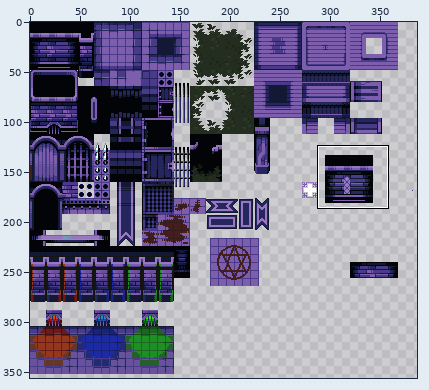
One commit to this sprite sheet: Assets/Sprites/Tiles.png. The picture above shows the old version from afar; the outline marks the close-up.
Close-up. Before:
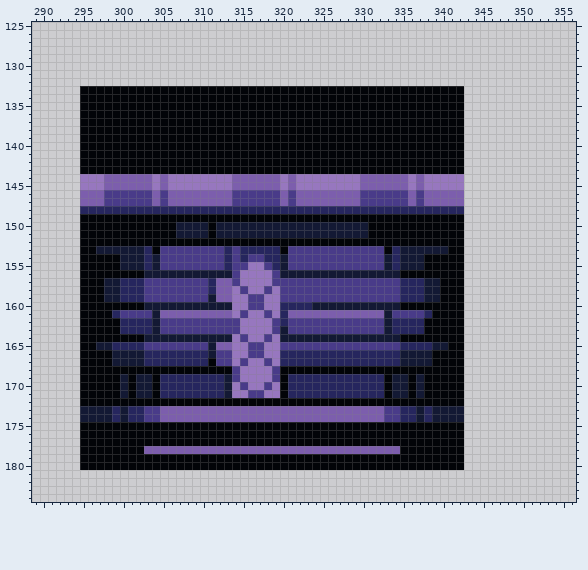
The file is 400x400 pixels. Colours within 5 levels of each other are drawn and written as one. Shown: x 289..356, y 125..184. The wide view leaves out empty margins. The commit also changed other parts of the picture, which this record leaves out.
Once edited:
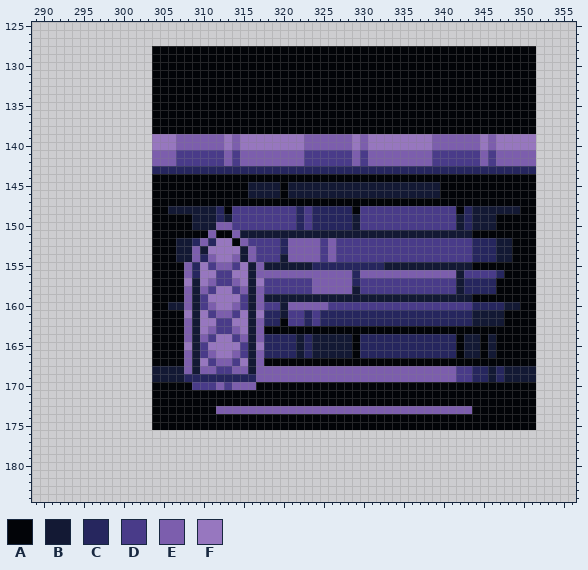
Palette (. is transparent): A #020408  B #131934  C #26265e  D #493b89  E #7c5ead  F #9777bf
Difference:
y 128..132: x 304..351 ................................................ -> AAAAAAAAAAAAAAAAAAAAAAAAAAAAAAAAAAAAAAAAAAAAAAAA
y 133..138: x 295..303 AAAAAAAAA -> .........; x 343..351 ......... -> AAAAAAAAA
y 139..140: x 295..351 AAAAAAAAAAAAAAAAAAAAAAAAAAAAAAAAAAAAAAAAAAAAAAAA......... -> .........FFFEEEEEEFEFFFFFFFFEEEEEEFEFFFFFFFFEEEEEEFEFFFFF
y 141..142: x 295..351 AAAAAAAAAAAAAAAAAAAAAAAAAAAAAAAAAAAAAAAAAAAAAAAA......... -> .........EEEDDDDDDEDEEEEEEEEDDDDDDEDEEEEEEEEDDDDDDEDEEEEE
y 143: x 295..351 AAAAAAAAAAAAAAAAAAAAAAAAAAAAAAAAAAAAAAAAAAAAAAAA......... -> .........CCCCCCCCCCCCCCCCCCCCCCCCCCCCCCCCCCCCCCCCCCCCCCCC
y 144: x 295..351 FFFEEEEEEFEFFFFFFFFEEEEEEFEFFFFFFFFEEEEEEFEFFFFF......... -> .........AAAAAAAAAAAAAAAAAAAAAAAAAAAAAAAAAAAAAAAAAAAAAAAA
y 145: x 295..351 FFFEEEEEEFEFFFFFFFFEEEEEEFEFFFFFFFFEEEEEEFEFFFFF......... -> .........AAAAAAAAAAAABBBBABBBBBBBBBBBBBBBBBBBAAAAAAAAAAAA
y 146: x 295..351 EEEDDDDDDEDEEEEEEEEDDDDDDEDEEEEEEEEDDDDDDEDEEEEE......... -> .........AAAAAAAAAAAABBBBABBBBBBBBBBBBBBBBBBBAAAAAAAAAAAA
y 147: x 295..351 EEEDDDDDDEDEEEEEEEEDDDDDDEDEEEEEEEEDDDDDDEDEEEEE......... -> .........AAAAAAAAAAAAAAAAAAAAAAAAAAAAAAAAAAAAAAAAAAAAAAAA
y 148: x 295..311 CCCCCCCCCCCCCCCCC -> .........AABBBBBB; x 313..321 CCCCCCCCC -> ADDDDDDDD; x 323 C -> D; x 329..351 CCCCCCCCCCCCCC......... -> ADDDDDDDDDDDDACBBBBBBAA
y 149: x 295..303 AAAAAAAAA -> .........; x 309..351 AAAAAAAAAAAAAAAAAAAAAAAAAAAAAAAAAA......... -> BBBCBDDDDDDDDCDCCCCCBDDDDDDDDDDDDBCBBBAAAAA
y 150: x 295..303 AAAAAAAAA -> .........; x 307..308 BB -> AA; x 311..328 ABBBBBBBBBBBBBBBBB -> BEEDDDDDDDDCDCCCCC; x 330..351 BAAAAAAAAAAAA......... -> DDDDDDDDDDDDBCBBBAAAAA
y 151: x 295..303 AAAAAAAAA -> .........; x 307..314 BBBBABBB -> AAAAEAAE; x 331..351 AAAAAAAAAAAA......... -> BBBBBBBBBBBBBAAAAAAAA
y 152: x 295..303 AAAAAAAAA -> .........; x 307..313 AAAAAAA -> BBCECFF; x 315..351 AAAAAAAAAAAAAAAAAAAAAAAAAAAA......... -> EDDDDCEEEEDEDDDDDDDDDDDDDDDDDCCCBBAAA
y 153: x 295..303 AABBBBBBC -> .........; x 305..324 DDDDDDDDCDCCCCCADDDD -> AABBEBFFFFBEDDDCEEEE; x 326 D -> E; x 333..351 ACBBBBBBAA......... -> DDDDDDDDDDDCCCBBAAA
y 154: x 295..316 AAAAABBBCBDDDDDDDDCDCD -> .........AAABBECEFFEBE; x 318..319 CC -> DD; x 321..324 DDDD -> EEEE; x 326 D -> E; x 333..351 BCBBBAAAAA......... -> DDDDDDDDDDDCCCBBAAA
y 155: x 295..310 AAAAABBBCBDDDDDD -> .........AAAAECF; x 312..313 DC -> EE; x 315..319 DFFDC -> FBEBB; x 321..332 DDDDDDDDDDDD -> BBBCCCCCCCCC; x 334 C -> B; x 338..351 AAAAA......... -> BBBBBBAAAAAAAA
y 156: x 295..314 AAAAAAAABBBBBBBBBBBD -> .........AAAAECFFDDF; x 316..351 FFFDBBBBBBBBBBBBBBBAAAAAAAA......... -> BEEEEEEEEEEEECEEEEEEEEEEEEBDDDDCAAAA
y 157: x 295..314 AAABBCCCDDDDDDDDCEED -> .........AAAAFBFEDDE; x 316 F -> B; x 318 F -> D; x 324..329 DDDDDD -> EEEEEC; x 335..351 CCCBBAAA......... -> DDDDDDDBCCCCAAAAA
y 158: x 295..317 AAABBCCCDDDDDDDDCEEFDFF -> .........AAAAEBEDFFDEBE; x 319 F -> D; x 324..329 DDDDDD -> EEEEEB; x 335..351 CCCBBAAA......... -> DDDDDDDBCCCCAAAAA
y 159: x 295..309 AAABBCCCDDDDDDD -> .........AAAAEB; x 311..313 BEE -> FFF; x 315..337 FDDFFDDDDDDDDDDDDDDDCCC -> DBEBBBBBBBBBBBBBBBBBBBB; x 340..351 AAA......... -> BBBBAAAAAAAA
y 160: x 295..305 AAAAAAAABBB -> .........AA; x 308 B -> E; x 310..351 BBBBFFDDFFCCCCBBBBBBBBBBBAAAAAAAA......... -> DEFFEDBEDDBEEEEEDDDDDDDDDDDDDDDDDDCCCCBBAA
y 161: x 295..311 AAAACDDDDBEEEEEEE -> .........AAAAFBFD; x 314..316 FDF -> DFB; x 318..337 DFCEEEEEEEEEEEEBDDDD -> CCBDDCDCCCCCCCCCCCCC; x 339..351 AAAA......... -> CCCCCBBBBAAAA
y 162: x 295..311 AAAAACCCCBDDDDDDD -> .........AAAAEBFF; x 314 D -> F; x 316..320 FFFDC -> BECCA; x 323 D -> C; x 325..333 DDDDDDDDB -> CCCCCCCCC; x 338..351 AAAAA......... -> CCCCCCBBBBAAAA
y 163: x 295..311 AAAAACCCCBDDDDDDD -> .........AAAAEBFE; x 314 D -> E; x 316..337 FFFDBDDDDDDDDDDDDBCCCC -> BEAAAAAAAAAAAAAAAAAAAA; x 343..351 ......... -> AAAAAAAAA
y 164: x 295..308 AAAAAAAABBBBBB -> .........AAAAE; x 310..321 BBBBFDFFDFBB -> EDFFDEBECCCC; x 323 B -> C; x 329..341 BBBBBBAAAAAAA -> ACCCCCCCCCCCC; x 343..351 ......... -> BBABAAAAA
y 165: x 295..309 AABBCCCCDDDDDDD -> .........AAAAFB; x 311..313 BEE -> FFF; x 315..334 FDDFFDDDDDDDDDDDDDDD -> DBFCCCCBCBBBBBACCCCC; x 339..341 BBA -> CCC; x 343..351 ......... -> BBABAAAAA
y 166: x 295..319 AAAABBBBCCCCCCCCBDDFFDDFF -> .........AAAAEBDEFFEDBECC; x 322 C -> B; x 324..329 CCCCCC -> BBBBBA; x 335..341 BBBBAAA -> CCCCCCC; x 343..351 ......... -> BBABAAAAA
y 167: x 295..338 AAAABBBBCCCCCCCCADDFDFFDFCCCCCCCCCCCCCCCBBBB -> .........AAAAEBFDEEDFBEAAAAAAAAAAAAAAAAAAAAA; x 343..351 ......... -> AAAAAAAAA
y 168: x 295..351 AAAAAAAAAAAAAAAAAAADFFFFDAAAAAAAAAAAAAAAAAAAAAAA......... -> .........BBBBEBEEDDEEBEEEEEEEEEEEEEEEEEEEEEEEEEDDCCBCBBBB
y 169: x 295..307 AAAAABABBACCC -> .........BBBB; x 313..351 BDFFFFDACCCCCCCCCCCCABBABAAAAA......... -> CCCCEEEEEEEEEEEEEEEEEEEEEEEEEDDCCBCBBBB
y 170: x 295..303 AAAAABABB -> .........; x 305..319 CCCCCCCCBFDFFDF -> AAAADDDEDEEEAAA; x 321..332 CCCCCCCCCCCC -> AAAAAAAAAAAA; x 334..335 BB -> AA; x 337 B -> A; x 343..351 ......... -> AAAAAAAAA
y 171: x 295..303 AAAAABABB -> .........; x 305..319 CCCCCCCCBFFDDFF -> AAAAAAAAAAAAAAA; x 321..332 CCCCCCCCCCCC -> AAAAAAAAAAAA; x 334..335 BB -> AA; x 337 B -> A; x 343..351 ......... -> AAAAAAAAA
y 172: x 295..303 AAAAAAAAA -> .........; x 343..351 ......... -> AAAAAAAAA
y 173: x 295..311 BBBBCBCCDDEEEEEEE -> .........AAAAAAAA; x 333..351 DDCCBCBBBB......... -> EEEEEEEEEEEAAAAAAAA
y 174: x 295..351 BBBBCBCCDDEEEEEEEEEEEEEEEEEEEEEEEEEEEEDDCCBCBBBB......... -> .........AAAAAAAAAAAAAAAAAAAAAAAAAAAAAAAAAAAAAAAAAAAAAAAA
y 175: x 295..303 AAAAAAAAA -> .........; x 343..351 ......... -> AAAAAAAAA
y 176..177: x 295..342 AAAAAAAAAAAAAAAAAAAAAAAAAAAAAAAAAAAAAAAAAAAAAAAA -> ................................................
y 178: x 295..342 AAAAAAAAEEEEEEEEEEEEEEEEEEEEEEEEEEEEEEEEAAAAAAAA -> ................................................
y 179..180: x 295..342 AAAAAAAAAAAAAAAAAAAAAAAAAAAAAAAAAAAAAAAAAAAAAAAA -> ................................................
Pixel boxes of the changes (left, top, right, bottom) in both close-ups:
changed: (80, 46, 536, 470)
